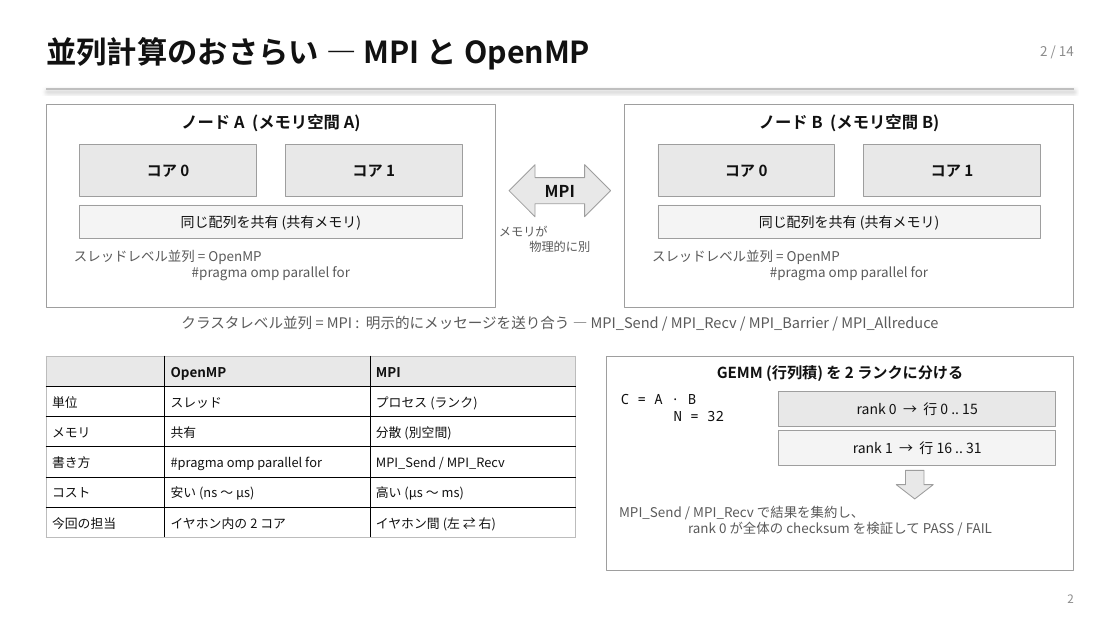
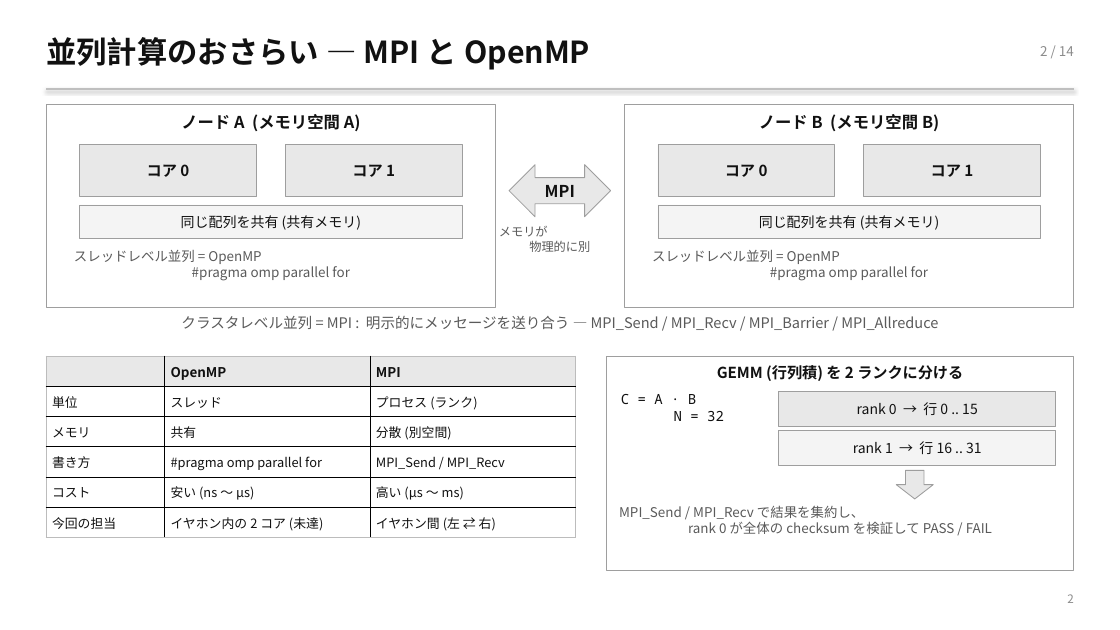
Before and after one commit to TamichiRyuto/pine-buds-cluster, a slide deck: slide 3 of slides/lt-ear-parallel.pptx. Drawn at 1120x630 pixels with LibreOffice and Linux fonts; fonts in the diff are those of the drawing. Boxes give left, top, right and bottom in pixels: in the first picture for what was removed or moved away, otherwise in the second. Text is boxed around its words. In the diff, an @@ line names an element or a change of style, - is before the commit and + after.

```diff
--- a/slides/lt-ear-parallel.pptx
+++ b/slides/lt-ear-parallel.pptx
@@ table at <box>46,356,575,538</box> @@
-row 6, column 2: イヤホン内の 2 コア
+row 6, column 2: イヤホン内の 2 コア (未達)
```
Also in this commit, not shown: 13 other slides changed, 2 other files.
